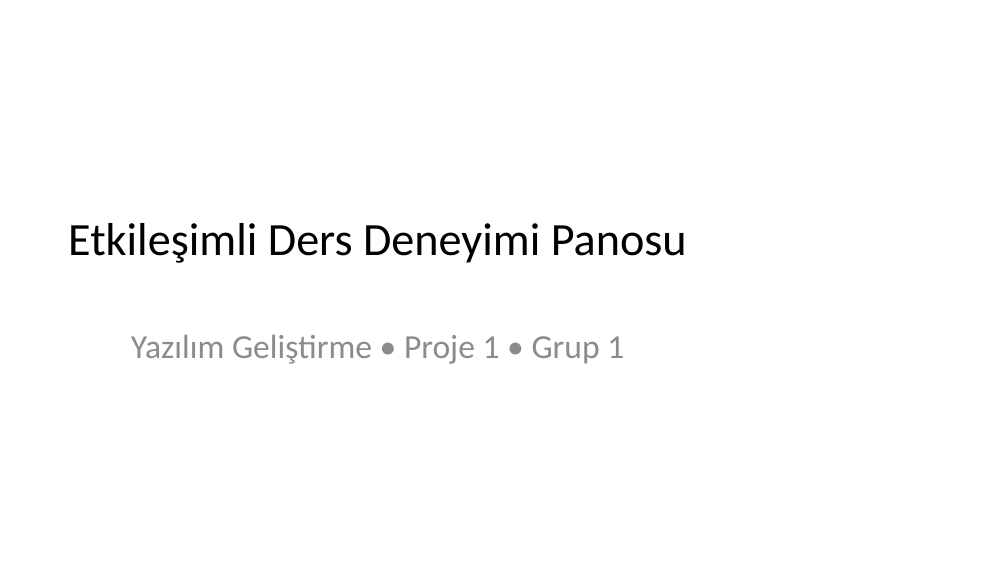
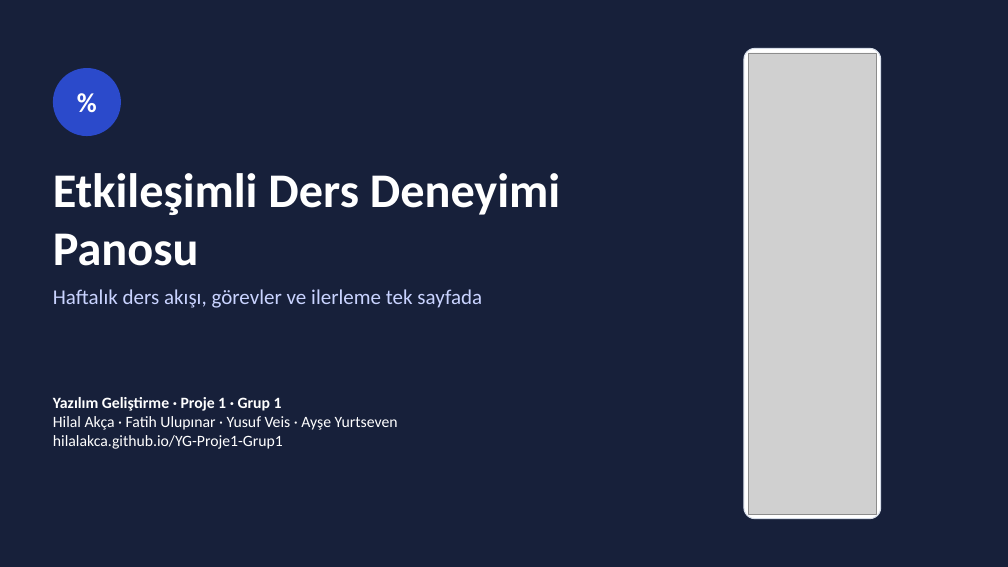
Before and after one commit to hilalakca/YG-Proje1-Grup1, a slide deck: slide 1 of docs/proje-sunumu.pptx. Drawn at 1008x567 pixels with LibreOffice and Linux fonts; fonts in the diff are those of the drawing; grey boxes stand for pictures. Boxes give left, top, right and bottom in pixels: in the first picture for what was removed or moved away, otherwise in the second. Text is boxed around its words. In the diff, an @@ line names an element or a change of style, - is before the commit and + after.

```diff
--- a/docs/proje-sunumu.pptx
+++ b/docs/proje-sunumu.pptx
@@ background #FFFFFF to #17203A @@
@@ rounded rectangle added at (x1=744, y1=48, x2=881, y2=519), fill #FFFFFF, outline #D5DCE8 1 pt @@
@@ picture added at (x1=749, y1=53, x2=876, y2=514) @@
@@ ellipse added at (x1=53, y1=68, x2=121, y2=136), fill #2B4ACB, 26 pt, text #FFFFFF, bold @@
+%
@@ text "Etkileşimli Ders Deneyimi Panosu" moved from (x1=68, y1=223, x2=687, y2=263) to (x1=53, y1=173, x2=560, y2=266) @@
@@ text "Etkileşimli Ders Deneyimi Panosu" at (x1=53, y1=173, x2=560, y2=266): size 44 to 46 pt, text colour #000000 to #FFFFFF, bold on; alignment centre to left; vertical alignment middle to top @@
@@ text added at (x1=53, y1=289, x2=482, y2=308), 20 pt, text #C9D3FF @@
+Haftalık ders akışı, görevler ve ilerleme tek sayfada
@@ subtitle removed at (x1=131, y1=335, x2=624, y2=364) @@
-Yazılım Geliştirme • Proje 1 • Grup 1
@@ text added at (x1=53, y1=397, x2=398, y2=449), 15 pt, text #FFFFFF @@
+Yazılım Geliştirme · Proje 1 · Grup 1
+Hilal Akça · Fatih Ulupınar · Yusuf Veis · Ayşe Yurtseven
+hilalakca.github.io/YG-Proje1-Grup1
```
Also in this commit, not shown: 10 slides added, 7 slides removed.
